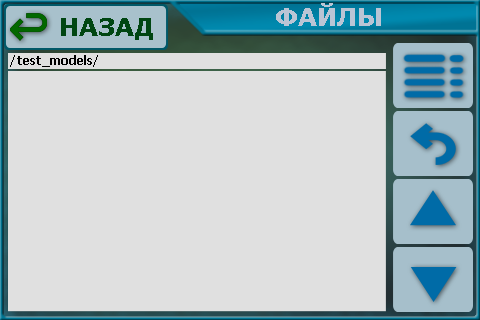
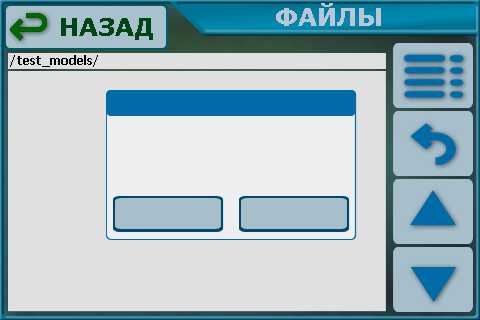
Two versions of the same layered image (480x320). Layer-by-layer changes:
showed "MsgB Bt2 Frame1" over [241, 198, 347, 229]
showed "MsgB Bt2 Frame" over [239, 196, 350, 232]
showed "MsgB Bt2" over [239, 196, 350, 232]
showed "MsgB Bt1 Frame1" over [115, 198, 221, 229]
showed "MsgB Bt1 Frame" over [113, 196, 224, 232]
showed "MsgB Bt1" over [113, 196, 224, 232]
showed "MsgB caption" over [106, 90, 356, 116]
showed "MsgB" over [107, 91, 355, 239]
showed "MsgB Frame" over [106, 90, 357, 240]
